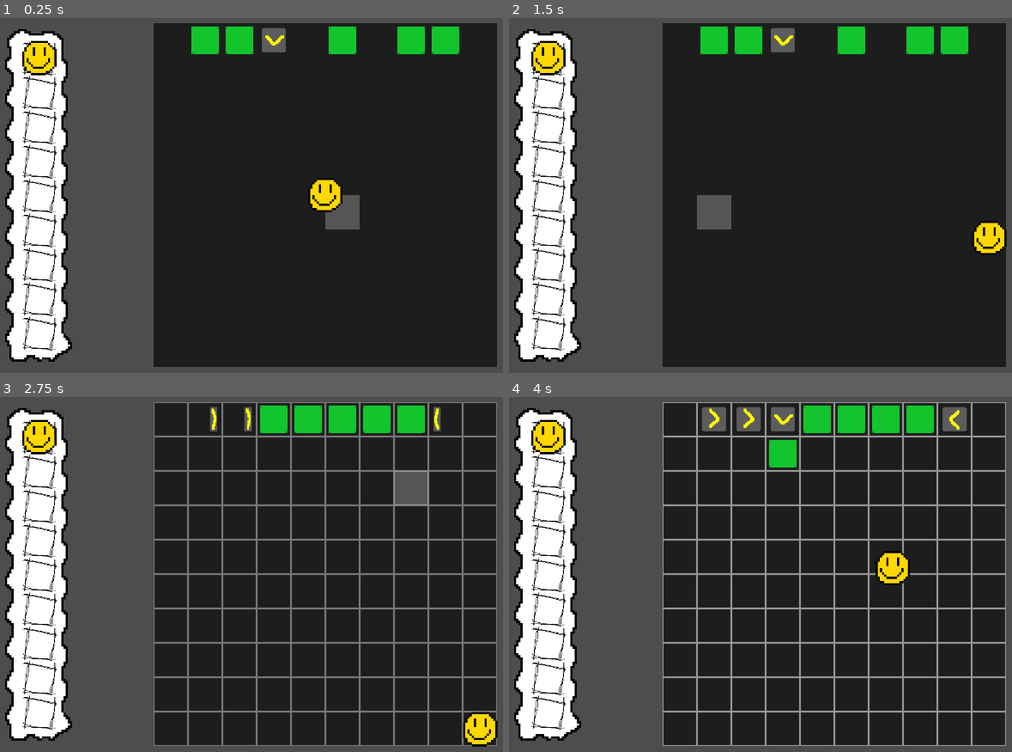
Above: before the commit, frames 1-4 (two rows, left to right).
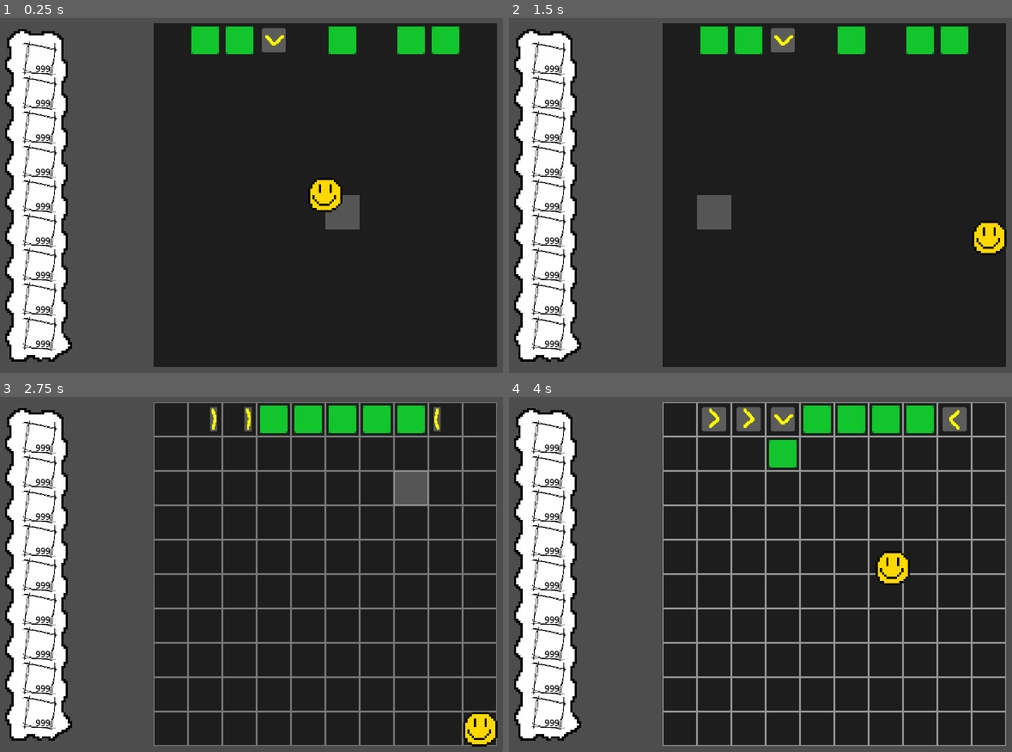
Above: after the commit, the same moments.

Repository: Stev51/gmtk-jam-2025
Game: Godot game, scene res://scenes/main.tscn
Same seed, same stepped clock (60 frames per second), same inputs: the game is played once before the commit and once after it.
Inputs (mouse positions are in pixels of both pictures, inside the frame that each line leads up to):
- Up to frame 1 (0.25 s): no input
- Up to frame 2 (1.5 s): tap Enter at 0.5 s; move the mouse to (986, 174) at 0.52 s; hold Right (ui_right) 0.53-1.28 s; tap E at 0.6, 1.35 s; click (986, 174) at 0.67 s; move the mouse to (695, 213) at 1.27 s; hold Down (ui_down) from 1.28 s (still down)
- Up to frame 3 (2.75 s): move the mouse to (392, 489) at 2.02 s; release Down (ui_down) at 2.03 s; hold Right (ui_right) from 2.03 s (still down); tap E at 2.1 s
- Up to frame 4 (4 s): move the mouse to (800, 652) at 2.77 s; release Right (ui_right) at 2.78 s; hold Up (ui_up) 2.78-3.53 s; tap E at 2.85, 3.6 s; click (800, 652) at 2.92 s; move the mouse to (outside the picture) at 3.52 s; hold Left (ui_left) from 3.53 s (still down)

The runs differ from the first frame. In frame 1, 0.9% of the frame differs, in the area x 4-12%, y 6-93%; in frame 2, 0.9%; in frame 3, 0.9%; in frame 4, 0.9%.
Error before the commit: Invalid access to property or key 'movable_state' on a base object of type 'Node2D (place_marker.gd)'. (res://scripts/main.gd:42)
Error after the commit: Invalid access to property or key 'texture' on a base object of type 'Nil'. (res://inventory/inventory_slot_ui.gd:10)

Commit message:
Inventory progress
Continuing to follow a YouTube tutorial from a man who cannot pronounce 8th grade reading level words

Diff:
--- /dev/null
+++ b/inventory/inv_slot.gd
@@ -0,0 +1,5 @@
+extends Resource
+class_name InventorySlot
+
+@export var item: InventoryItem
+@export var amount: int
--- a/inventory/inventories/player_inventory.tres
+++ b/inventory/inventories/player_inventory.tres
@@ -1,10 +1,54 @@
-[gd_resource type="Resource" script_class="Inventory" load_steps=4 format=3 uid="uid://bbsiqxqyr53rv"]
+[gd_resource type="Resource" script_class="Inventory" load_steps=12 format=3 uid="uid://bbsiqxqyr53rv"]
 
-[ext_resource type="Script" uid="uid://dph3jhuv06vye" path="res://inventory/inventory_item.gd" id="1_23tb2"]
-[ext_resource type="Resource" uid="uid://bp8g8vyg42v1j" path="res://inventory/items/test_item.tres" id="2_segta"]
+[ext_resource type="Script" uid="uid://61qtp4yecd6c" path="res://inventory/inv_slot.gd" id="2_8rf0j"]
 [ext_resource type="Script" uid="uid://8yw4a31pekos" path="res://inventory/inventory.gd" id="3_22j7m"]
+
+[sub_resource type="Resource" id="Resource_8rf0j"]
+script = ExtResource("2_8rf0j")
+amount = 0
+metadata/_custom_type_script = "uid://61qtp4yecd6c"
+
+[sub_resource type="Resource" id="Resource_23tb2"]
+script = ExtResource("2_8rf0j")
+amount = 0
+metadata/_custom_type_script = "uid://61qtp4yecd6c"
+
+[sub_resource type="Resource" id="Resource_segta"]
+script = ExtResource("2_8rf0j")
+amount = 0
+metadata/_custom_type_script = "uid://61qtp4yecd6c"
+
+[sub_resource type="Resource" id="Resource_22j7m"]
+script = ExtResource("2_8rf0j")
+amount = 0
+metadata/_custom_type_script = "uid://61qtp4yecd6c"
+
+[sub_resource type="Resource" id="Resource_646ag"]
+script = ExtResource("2_8rf0j")
+amount = 0
+metadata/_custom_type_script = "uid://61qtp4yecd6c"
+
+[sub_resource type="Resource" id="Resource_84qvq"]
+script = ExtResource("2_8rf0j")
+amount = 0
+metadata/_custom_type_script = "uid://61qtp4yecd6c"
+
+[sub_resource type="Resource" id="Resource_g4t3a"]
+script = ExtResource("2_8rf0j")
+amount = 0
+metadata/_custom_type_script = "uid://61qtp4yecd6c"
+
+[sub_resource type="Resource" id="Resource_05iwv"]
+script = ExtResource("2_8rf0j")
+amount = 0
+metadata/_custom_type_script = "uid://61qtp4yecd6c"
+
+[sub_resource type="Resource" id="Resource_vow7e"]
+script = ExtResource("2_8rf0j")
+amount = 0
+metadata/_custom_type_script = "uid://61qtp4yecd6c"
 
 [resource]
 script = ExtResource("3_22j7m")
-contents = Array[ExtResource("1_23tb2")]([ExtResource("2_segta"), null, null, null, null, null, null, null, null])
+slots = Array[ExtResource("2_8rf0j")]([SubResource("Resource_8rf0j"), SubResource("Resource_23tb2"), SubResource("Resource_segta"), SubResource("Resource_22j7m"), SubResource("Resource_646ag"), SubResource("Resource_84qvq"), SubResource("Resource_g4t3a"), SubResource("Resource_05iwv"), SubResource("Resource_vow7e")])
 metadata/_custom_type_script = "uid://8yw4a31pekos"
--- a/inventory/inventory.gd
+++ b/inventory/inventory.gd
@@ -1,4 +1,7 @@
 extends Resource
 class_name Inventory
 
-@export var contents: Array[InventoryItem]
+@export var slots: Array[InventorySlot]
+
+func insert(item: InventoryItem):
+	pass
--- a/inventory/inventory_slot.gd
+++ b/inventory/inventory_slot_ui.gd
@@ -2,9 +2,9 @@
 
 @onready var item_visual: Sprite2D = $CenterContainer/Panel/ItemDisplay
 
-func update_display(item: InventoryItem):
-	if !item:
+func update_display(slot: InventorySlot):
+	if !slot:
 		item_visual.visible = false
 	else:
 		item_visual.visible = true
-		item_visual.texture = item.texture
+		item_visual.texture = slot.item.texture
--- a/scripts/inventory_ui.gd
+++ b/inventory/inventory_ui.gd
@@ -18,5 +18,5 @@
 	is_open = false
 
 func update_slots():
-	for i in range(min(inventory.contents.size(), slots.size())):
-		slots[i].update_display(inventory.contents[i])
+	for i in range(min(inventory.slots.size(), slots.size())):
+		slots[i].update_display(inventory.slots[i])
--- a/scenes/inventory_slot.tscn
+++ /dev/null
@@ -1,25 +0,0 @@
-[gd_scene load_steps=3 format=3 uid="uid://ccaixgbsyxdnx"]
-
-[ext_resource type="Script" uid="uid://ccxp3f7ike5qo" path="res://inventory/inventory_slot.gd" id="1_bxqf6"]
-[ext_resource type="Texture2D" uid="uid://c3am23bibnbd7" path="res://assets/img/inv_slot.png" id="1_dxvxp"]
-
-[node name="InventorySlot" type="Panel"]
-self_modulate = Color(1, 1, 1, 0)
-offset_right = 64.0
-offset_bottom = 64.0
-script = ExtResource("1_bxqf6")
-
-[node name="SlotBackground" type="Sprite2D" parent="."]
-texture = ExtResource("1_dxvxp")
-centered = false
-
-[node name="CenterContainer" type="CenterContainer" parent="."]
-custom_minimum_size = Vector2(64, 64)
-layout_mode = 0
-offset_right = 64.0
-offset_bottom = 64.0
-
-[node name="Panel" type="Panel" parent="CenterContainer"]
-layout_mode = 2
-
-[node name="ItemDisplay" type="Sprite2D" parent="CenterContainer/Panel"]
--- /dev/null
+++ b/scenes/inventory_slot_ui.tscn
@@ -0,0 +1,40 @@
+[gd_scene load_steps=4 format=3 uid="uid://ccaixgbsyxdnx"]
+
+[ext_resource type="Script" uid="uid://ccxp3f7ike5qo" path="res://inventory/inventory_slot_ui.gd" id="1_qng7r"]
+[ext_resource type="Texture2D" uid="uid://c3am23bibnbd7" path="res://assets/img/inv_slot.png" id="2_wrwq8"]
+
+[sub_resource type="LabelSettings" id="LabelSettings_bxqf6"]
+font_color = Color(0, 0, 0, 1)
+outline_size = 3
+
+[node name="InventorySlotUI" type="Panel"]
+self_modulate = Color(1, 1, 1, 0)
+offset_right = 64.0
+offset_bottom = 64.0
+script = ExtResource("1_qng7r")
+
+[node name="SlotBackground" type="Sprite2D" parent="."]
+texture = ExtResource("2_wrwq8")
+centered = false
+
+[node name="CenterContainer" type="CenterContainer" parent="."]
+custom_minimum_size = Vector2(64, 64)
+layout_mode = 0
+offset_right = 64.0
+offset_bottom = 64.0
+
+[node name="Panel" type="Panel" parent="CenterContainer"]
+layout_mode = 2
+
+[node name="ItemDisplay" type="Sprite2D" parent="CenterContainer/Panel"]
+
+[node name="Label" type="Label" parent="CenterContainer/Panel"]
+custom_minimum_size = Vector2(38, 23)
+layout_mode = 0
+offset_left = -17.0
+offset_top = 8.0
+offset_right = 21.0
+offset_bottom = 31.0
+text = "999"
+label_settings = SubResource("LabelSettings_bxqf6")
+horizontal_alignment = 2
--- a/scenes/inventory_ui.tscn
+++ b/scenes/inventory_ui.tscn
@@ -1,8 +1,8 @@
 [gd_scene load_steps=4 format=3 uid="uid://bvobd6w4fgins"]
 
-[ext_resource type="Script" uid="uid://b1sofm17jdypc" path="res://scripts/inventory_ui.gd" id="1_tahbm"]
+[ext_resource type="Script" uid="uid://b1sofm17jdypc" path="res://inventory/inventory_ui.gd" id="1_tahbm"]
 [ext_resource type="Texture2D" uid="uid://bp3omtn4byiw6" path="res://assets/img/inventory_rect.png" id="2_ylkvr"]
-[ext_resource type="PackedScene" uid="uid://ccaixgbsyxdnx" path="res://scenes/inventory_slot.tscn" id="3_mdwe3"]
+[ext_resource type="PackedScene" uid="uid://ccaixgbsyxdnx" path="res://scenes/inventory_slot_ui.tscn" id="3_mdwe3"]
 
 [node name="InventoryUI" type="Control"]
 custom_minimum_size = Vector2(142, 635)
Not shown, added: inventory/inv_slot.gd.uid
Renamed: inventory/inventory_slot.gd.uid -> inventory/inventory_slot_ui.gd.uid
Renamed: scripts/inventory_ui.gd.uid -> inventory/inventory_ui.gd.uid
Not shown: 1 places in scenes/main.tscn that only renumber resources
